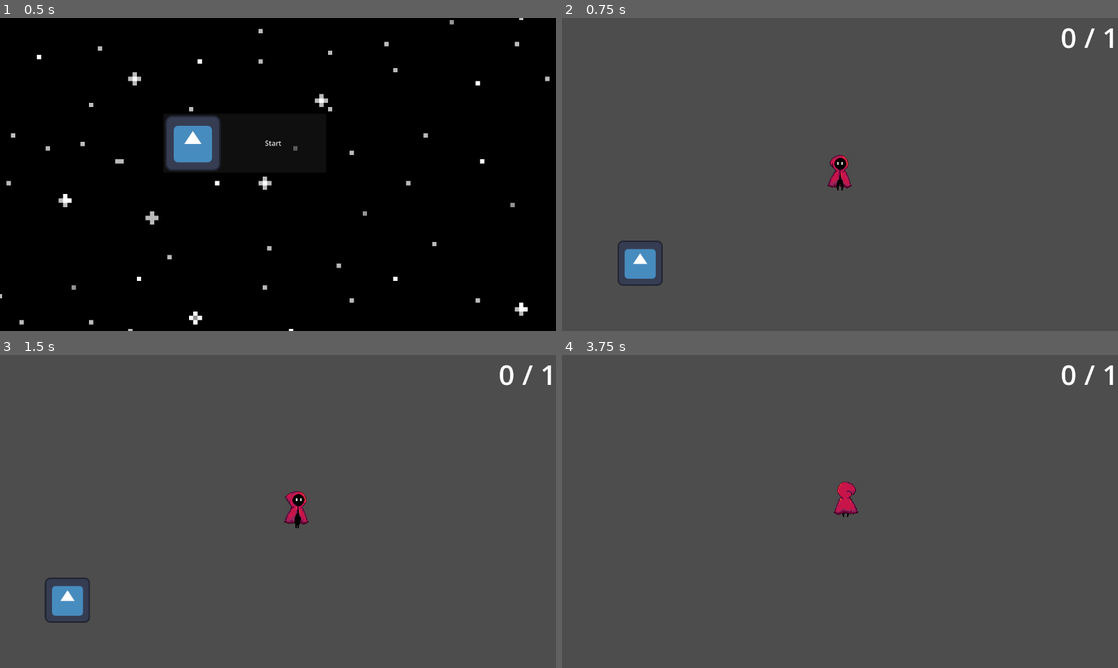
Above: before the commit, frames 1-4 (two rows, left to right).
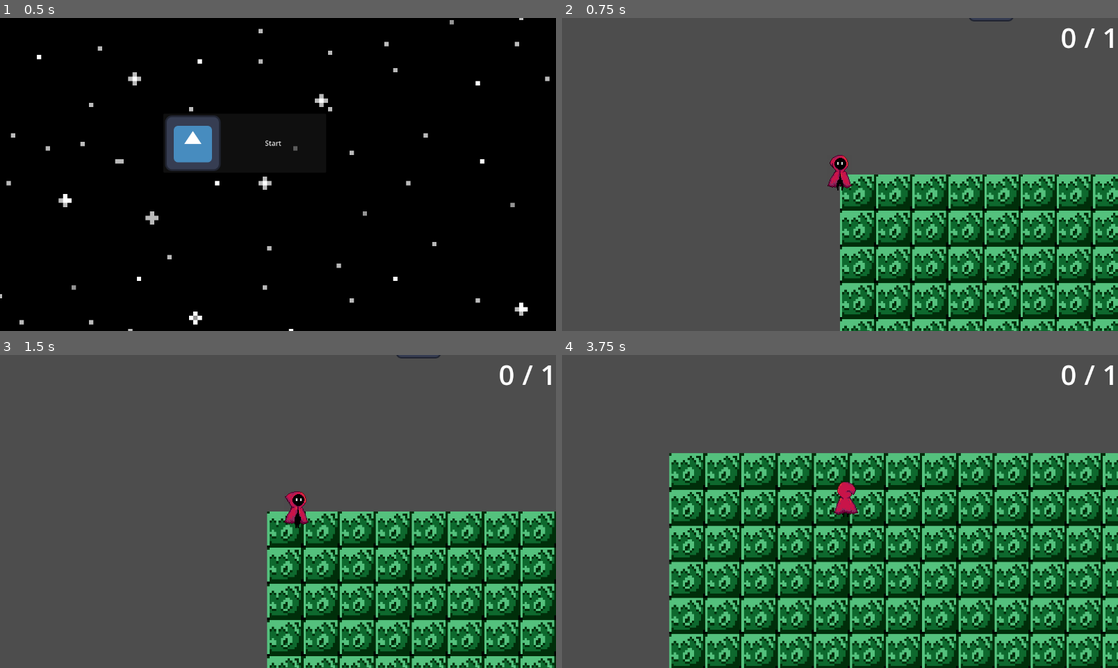
Above: after the commit, the same moments.

Repository: bk23miner/Maskape
Game: Godot game, scene res://scenes/main.tscn
Two runs of this game, one before a commit and one after it. Both use one fixed random seed, a clock stepped at 60 frames per second and the inputs below. The engine's default icon, where the game draws it, is replaced by a stand-in: a white triangle on a blue panel in a dark square.
Inputs:
- Up to frame 1 (0.5 s): no input
- Up to frame 2 (0.75 s): click "Start" at 0.5 s
- Up to frame 3 (1.5 s): hold D (right) from 1.28 s (still down); tap Shift (dash) at 1.35 s
- Up to frame 4 (3.75 s): release D (right) at 2.03 s; hold S (down) 2.03-2.78 s; tap Shift (dash) at 2.1, 2.85, 3.6 s; hold D (right) 2.78-3.53 s; hold W (up) from 3.53 s (still down)

Frame 1 is identical in both runs. In frame 2, 26% of the frame differs, in the area x 10-100%, y 0-100%; in frame 3, 27%; in frame 4, 55%, in the area x 19-100%, y 31-100%.

Commit message:
maskcode

Diff:
--- a/scenes/character.tscn
+++ b/scenes/character.tscn
@@ -31,5 +31,8 @@
 zoom = Vector2(4, 4)
 position_smoothing_enabled = true
 
+[node name="target" type="Node2D" parent="." unique_id=1381367847]
+position = Vector2(12, -11)
+
 [connection signal="timeout" from="dash_timer" to="." method="finish_dash"]
 [connection signal="timeout" from="cooldown" to="." method="finish_cooldown"]
--- a/scenes/world1.tscn
+++ b/scenes/world1.tscn
@@ -2,9 +2,10 @@
 
 [ext_resource type="PackedScene" uid="uid://d2prbs7gyydhv" path="res://scenes/character.tscn" id="1_6kdnw"]
 [ext_resource type="Texture2D" uid="uid://cwdey7kykxkxb" path="res://assets/test_textures/BasicGreen.png" id="1_rp871"]
-[ext_resource type="Script" path="res://scripts/world_1.gd" id="1_scryw"]
+[ext_resource type="Script" uid="uid://b0n6x2cgo85su" path="res://scripts/world_1.gd" id="1_scryw"]
 [ext_resource type="PackedScene" uid="uid://cnyms2okoibcu" path="res://scenes/mask_piece.tscn" id="3_scryw"]
 [ext_resource type="PackedScene" uid="uid://c0u1jsmpwviuf" path="res://scenes/hud.tscn" id="4_6u51x"]
+[ext_resource type="PackedScene" uid="uid://841i2ml85gs6" path="res://scenes/gate.tscn" id="6_gt337"]
 
 [sub_resource type="TileSetAtlasSource" id="TileSetAtlasSource_scryw"]
 texture = ExtResource("1_rp871")
@@ -62,9 +63,11 @@
 tile_set = SubResource("TileSet_6u51x")
 
 [node name="Character" parent="." unique_id=3580456 instance=ExtResource("1_6kdnw")]
-position = Vector2(202, -152)
 
 [node name="MaskPiece" parent="." unique_id=1027595768 groups=["mask_piece"] instance=ExtResource("3_scryw")]
 position = Vector2(87, -101)
 
 [node name="Hud" parent="." unique_id=1519614959 instance=ExtResource("4_6u51x")]
+
+[node name="Gate" parent="." unique_id=613757034 groups=["gate"] instance=ExtResource("6_gt337")]
+position = Vector2(-168, -29)
--- /dev/null
+++ b/scripts/gate_object.gd
@@ -0,0 +1,18 @@
+extends Area2D
+
+
+# Called when the node enters the scene tree for the first time.
+func _ready() -> void:
+	pass # Replace with function body.
+
+
+func collision_with_player(body):
+	if body is Player:
+		for piece in get_tree().get_nodes_in_group("mask_piece"):
+			if piece.collected_by_player:
+				piece.collected_by_gate = true
+
+
+# Called every frame. 'delta' is the elapsed time since the previous frame.
+func _process(delta: float) -> void:
+	pass
--- a/scripts/mask_piece.gd
+++ b/scripts/mask_piece.gd
@@ -1,18 +1,33 @@
 extends Area2D
 
+var collected_by_player = false
+var collected_by_gate = false
+
+var player
+var gate
 
 # Called when the node enters the scene tree for the first time.
 func _ready() -> void:
+	player = get_tree().get_first_node_in_group("player")
+	gate = get_tree().get_first_node_in_group("gate")
 	pass # Replace with function body.
 
 
 # Called every frame. 'delta' is the elapsed time since the previous frame.
 func _process(delta: float) -> void:
-	pass
+	if collected_by_gate:
+		position = position.lerp(gate.position, delta)
+		if (position-gate.position).length() < 10:
+			Game.add_piece()
+			queue_free()
+	elif collected_by_player:
+		global_position = global_position.lerp(player.get_node("target").global_position, delta)
 
 func _on_body_entered(body: Node2D) -> void:
 	if body is Player:
-		Game.add_piece()
-		queue_free()
-
-	pass # Replace with function body.
+		var count = 0
+		for piece in get_tree().get_nodes_in_group("mask_piece"):
+			if piece.collected_by_player:
+				count += 1
+		if count < 1:
+			collected_by_player = true
Not shown, added: scripts/gate_object.gd.uid
